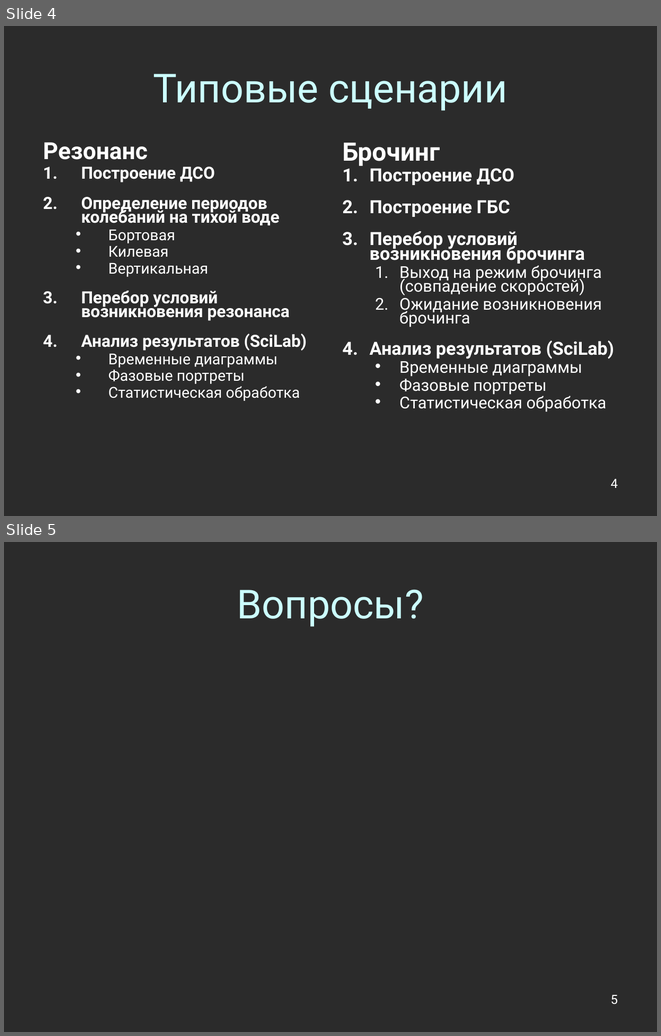
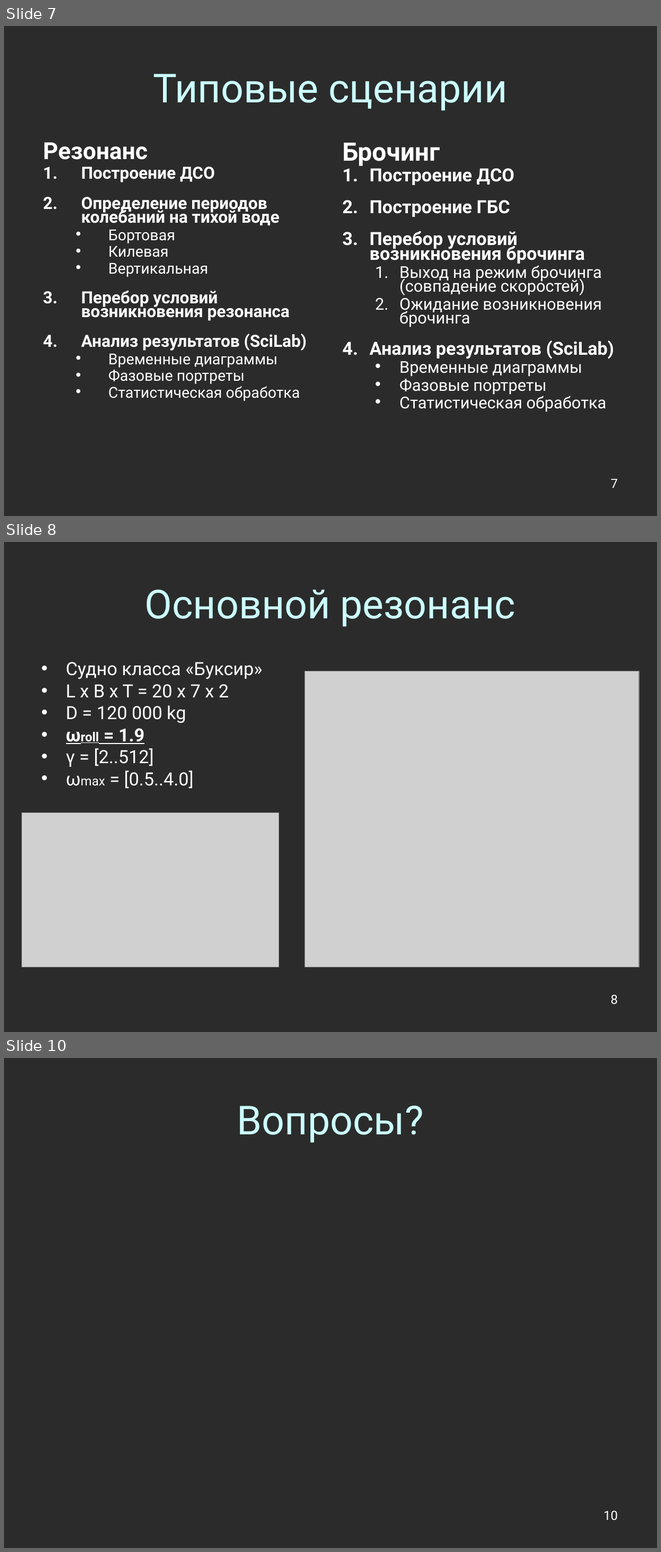
Before and after one commit to Jacobi20/nano-vis, a slide deck: docs/conf_2011_cyprus/conf_2011_cyprus.ppt. Shown one above the other, each under a label of ours: slides 4 and 5 before the commit, slides 7, 8 and 10 after it; the slides between them are not shown. The pictures are 661x1036 and 661x1552 pixels, drawn with LibreOffice and Linux fonts; fonts in the diff are those of the drawing; grey boxes stand for pictures; background and template pictures are left out; a plain dark background stands for a picture behind light text. Boxes give left, top, right and bottom in pixels: in the first picture for what was removed or moved away, otherwise in the second. Text is boxed around its words. In the diff, an @@ line names an element or a change of style, - is before the commit and + after.

```diff
--- a/docs/conf_2011_cyprus/conf_2011_cyprus.ppt
+++ b/docs/conf_2011_cyprus/conf_2011_cyprus.ppt
@@ slide 8 added at (4,542,657,1032), background picture (left out) @@
@@ title added at (145,589,515,627), 44 pt, text #CCFFFF @@
+Основной резонанс
@@ text added at (66,662,262,788), 20 pt, text #FFFFFF @@
+• Судно класса «Буксир»
+• L x B x T = 20 x 7 x 2
+• D = 120 000 kg
+• ωroll = 1.9
+• γ = [2..512]
+• ωmax = [0.5..4.0]
@@ picture added at (305,671,639,967) @@
@@ picture added at (21,812,279,967) @@
@@ page number added at (611,994,618,1004), 14 pt, text #FFFFFF @@
+8
@@ what was slide 4 is now slide 7 @@
@@ page number at (611,479,618,488): text changed @@
-4
+7
@@ what was slide 5 is now slide 10 @@
@@ page number at (603,1510,618,1520): text changed @@
-5
+10
```
Also in this commit, not shown: 4 other slides added, 30 other files.
